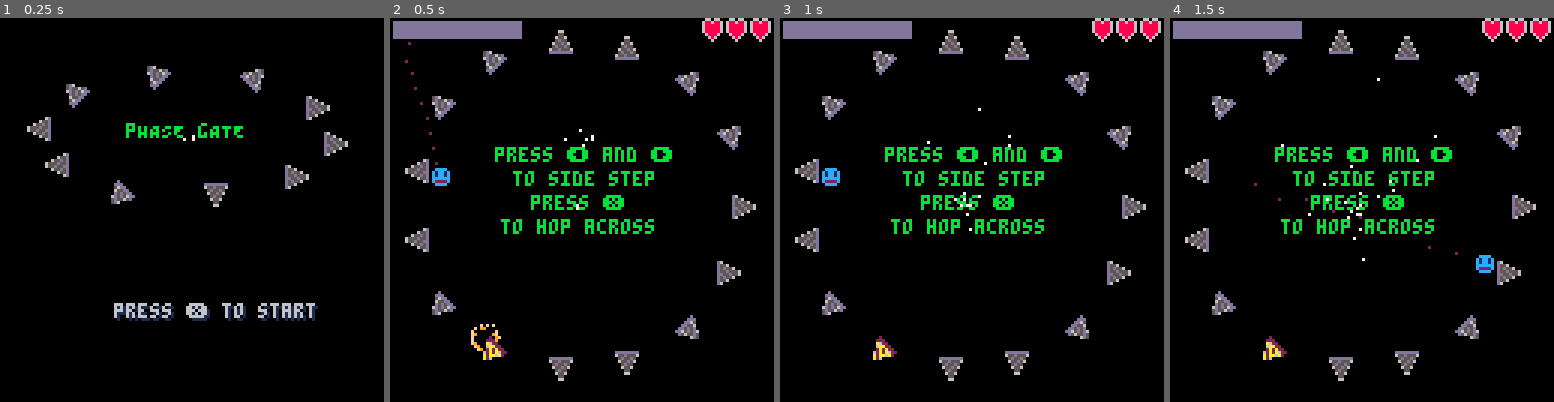
Above: before the commit, frames 1-4 (left to right).
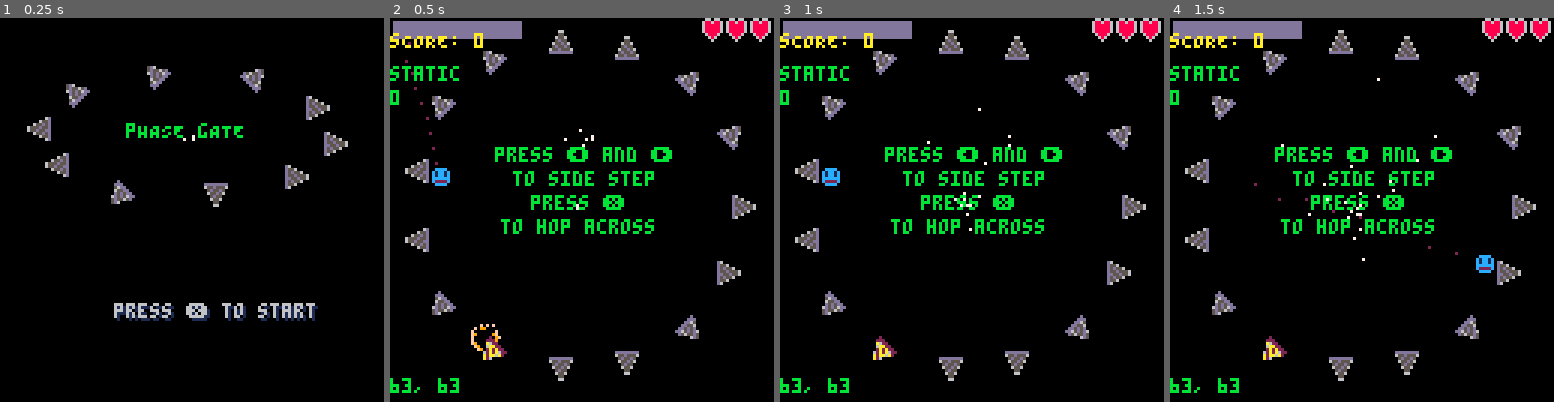
Above: after the commit, the same moments.

Repository: admiralento/pico8wolfertbrothers
Game: PICO-8 cartridge stuckinloop.p8
Same seed, same stepped clock (60 frames per second), same inputs: the game is played once before the commit and once after it.
Inputs:
- Up to frame 1 (0.25 s): no input
- Up to frame 2 (0.5 s): tap X (X key) at 0.33 s
- Up to frame 3 (1 s): tap O (Z key) at 0.7 s
- Up to frame 4 (1.5 s): tap X (X key) at 1.07 s

Frame 1 is identical in both runs. In frame 2, 1.0% of the frame differs, in the area x 0-25%, y 3-98%; in frame 3, 1.0%; in frame 4, 1.0%.

Commit message:
improved boss wave system

Diff:
--- a/stuckinloop.p8
+++ b/stuckinloop.p8
@@ -32,7 +32,7 @@
 prev_button_states = btn()
 spin_start = 0
 
-debug_testing = false
+debug_testing = true
 
 function make_actor(s,x,y,w,h)
  --basic datatype for most objects
@@ -333,6 +333,10 @@
 		if (debug_testing) then
 	  print(boss.action,0,16)
 	  print(#boss_queue,0,24)
+			local c = get_actor_center(boss)
+			print(c.x,0,120)
+			print(",",8,120)
+			print(c.y,16,120)
 		 print("sCORE: "..tostring(points),0,5,10,11)
 		end
 
@@ -887,7 +891,6 @@
 --boss
 
 function spawn_boss()
- set_boss_state("active")
  set_boss_action("spawning",20,4)
 end
 
@@ -927,8 +930,7 @@
 
 function run_boss_death()
  --boss flashes in and out every frame
- if (first_frame()) then
-  boss.state = "active"
+ if (on_cycle_start()) then
   boss.cachex = boss.x
   boss.cachey = boss.y
  end
@@ -952,9 +954,6 @@
 
 function run_boss_spawn()
  --boss flashes in and out every frame
- if (first_frame()) then
-  boss.state = "active"
- end
  if (move_to_next_frame()) then
   if (boss.frames % boss.maxFrameCnt < (boss.maxFrameCnt/2)) then
    boss.s = 14
@@ -964,15 +963,14 @@
  else
   if (move_to_next_cycle()) then
   else
-   set_boss_action("floating",120,2)
+   retrieve_next_action()
   end
  end
 end
 
 function run_boss_float()
  --boss floats in a figure eight each cycle
- if (first_frame()) then
-  boss.state = "active"
+ if (on_cycle_start()) then
   boss.cachex = boss.x
   boss.cachey = boss.y
  end
@@ -992,8 +990,7 @@
 
 function run_boss_mad()
  --boss shakes and spits a fireball each cycle
- if (first_frame()) then
-  boss.state = "active"
+ if (on_cycle_start()) then
   boss.cachex = boss.x
   boss.cachey = boss.y
  end
@@ -1012,20 +1009,32 @@
  end
 end
 
+function queue_boss_charging(isImediate,frames,cycles,chargeradius)
+	local param = {}
+	if (chargeradius != nil) then param.chargeradius = chargeradius end
+
+	if (isImediate == true) then
+		add_boss_queue("charging",frames,cycles,param,1);
+	else
+		add_boss_queue("charging",frames,cycles,param);
+	end
+end
+
 function run_boss_charging()
  --boss charges around in short bursts
- if (first_frame()) then
-  boss.state = "active"
-  boss.cachex = boss.x + 20*cos(rnd())
-  boss.cachey = boss.y + 20*sin(rnd())
+	if (boss.chargeradius == nil) then
+		error("boss charge radius is not defined")
+	end
+ if (on_cycle_start()) then
+  boss.cachex = boss.x + boss.chargeradius*cos(rnd())
+  boss.cachey = boss.y + boss.chargeradius*sin(rnd())
  end
  if (move_to_next_frame()) then
   boss.s = 46
-  move_actor_dash_pause(boss,boss.cachex,boss.cachey,boss.frames, boss.maxFrameCnt, false)
+  move_actor_dash_pause(boss, boss.cachex, boss.cachey,
+			boss.frames, boss.maxFrameCnt, false)
  else
   if (move_to_next_cycle()) then
-   boss.cachex = boss.x + 20*cos(rnd())
-   boss.cachey = boss.y + 20*sin(rnd())
   else
    retrieve_next_action()
   end
@@ -1034,14 +1043,12 @@
 
 function run_boss_dash_rnd_platform()
  --boss goes to a rnd platform each cycle
- if (first_frame()) then
+ if (on_cycle_start()) then
   local index = ceil(rnd(#platforms))
   local t = get_platform_coords(index)
+		boss.platform = index
   boss.targetx = t.x
   boss.targety = t.y
-  boss.state = "active"
-  boss.platform = index
-  boss.direction = randDirection()
  end
  if (move_to_next_frame()) then
   boss.s = 14
@@ -1054,18 +1061,33 @@
  end
 end
 
+function queue_boss_dash_nxt_platform(isImediate,frames,cycles,direction)
+	local param = {}
+	if (direction != nil) then param.direction = direction end
+
+	if (isImediate == true) then
+		add_boss_queue("dash to next platform",frames,cycles,param,1);
+	else
+		add_boss_queue("dash to next platform",frames,cycles,param);
+	end
+end
+
 function run_boss_dash_nxt_platform()
  --boss goes to the next nearest platform, then in consectutive order for each cycle
- if (first_frame()) then
-  if (first_cycle()) then
-   local c = get_actor_center(boss)
-   boss.platform = find_closest_platform_index(c.x, c.y)
-  end
+	if (boss.direction == nil) then
+		error("boss direction is not defined")
+	end
+	if (on_cycle_start()) then
+		if (on_first_cycle()) then
+			--locate closest platform
+		 local c = get_actor_center(boss)
+		 boss.platform = find_closest_platform_index(c.x, c.y)
+	 end
+		--set target to next platform
   boss.platform = ((boss.platform - 1 + boss.direction) % #platforms) + 1
   local t = get_platform_coords(boss.platform)
   boss.targetx = t.x
   boss.targety = t.y
-  boss.state = "active"
  end
  if (move_to_next_frame()) then
   boss.s = 14
@@ -1081,7 +1103,7 @@
 
 function run_boss_ring_run()
  --boss runs in a circle each cycle
- if (first_frame()) then
+ if (on_cycle_start()) then
   local c = get_actor_center(boss)
   boss.radius = distance_to_center(c.x,c.y)
   boss.angle = atan2(c.x-cx,c.y-cy)
@@ -1103,12 +1125,9 @@
 
 function run_boss_go_home()
  --boss moves to the center of the screen each cycle
- if (first_frame()) then
-  boss.state = "active"
- end
  if (move_to_next_frame()) then
   boss.s = 14
-  move_actor_dash_pause(boss,cx,cy,boss.frames, boss.maxFrameCnt, true)
+  move_actor_dash_pause(boss,cx,cy,boss.frames,boss.maxFrameCnt,true)
  else
   if (move_to_next_cycle()) then
   else
@@ -1119,8 +1138,7 @@
 
 function run_boss_panting()
  --boss floats in a weak state each cycle
- if (first_frame()) then
-  boss.state = "weak"
+ if (on_cycle_start()) then
   boss.cachex = boss.x
   boss.cachey = boss.y
  end
@@ -1144,9 +1162,6 @@
 
 function run_boss_hit()
  --boss flashes each cycle
- if (first_frame()) then
-  boss.state = "invincible"
- end
  if (move_to_next_frame()) then
   if (boss.frames % boss.maxFrameCnt < boss.maxFrameCnt/2) then
    boss.s = 42
@@ -1161,19 +1176,23 @@
  end
 end
 
+function queue_boss_hint_laser(isImediate,frames,cycles,angle)
+	local param = {}
+	if (angle != nil) then param.angle = angle end
+
+	if (isImediate == true) then
+		add_boss_queue("hint laser",frames,cycles,param,1);
+	else
+		add_boss_queue("hint laser",frames,cycles,param);
+	end
+end
+
 function run_boss_hint_laser()
  --boss generates particles in a direction each cycle
- if (first_frame()) then
-  boss.state = "active"
+	if (boss.angle == nil) then error("boss angle not definded") end
+ if (on_cycle_start()) then
   boss.cachex = boss.x
   boss.cachey = boss.y
-  if (first_cycle()) then
-   local t = get_platform_coords(ceil(rnd(#platforms)))
-   boss.targetx = t.x
-   boss.targety = t.y
-   boss.direction = randDirection()
-   boss.angle = atan2(boss.targetx-boss.cachex,boss.targety-boss.cachey)
-  end
  end
  if (move_to_next_frame()) then
   boss.s = 46
@@ -1181,25 +1200,36 @@
   local c = get_actor_center(boss)
   gen_hint_laser(c.x,c.y,boss.angle,10)
  else
-  if (move_to_next_cycle()) then
-   boss.x = boss.cachex
-   boss.y = boss.cachey
-  else
-   add_boss_queue("fire laser",120,1,1)
+		boss.x = boss.cachex
+		boss.y = boss.cachey
+  if (not(move_to_next_cycle())) then
    retrieve_next_action()
   end
  end
+end
+
+function queue_boss_fire_laser(isImediate,frames,cycles,a,sweep,direction)
+	local param = {}
+	if (a != nil) then param.angle = a end
+	if (sweep != nil) then param.sweep = sweep end
+	if (direction != nil) then param.direction = direction end
+
+	if (isImediate == true) then
+		add_boss_queue("fire laser",frames,cycles,param,1);
+	else
+		add_boss_queue("fire laser",frames,cycles,param);
+	end
 end
 
 function run_boss_fire_laser()
  --boss shakes and trys to apply damage using the angle from hint laser each cycle
- if (first_frame()) then
-  boss.state = "active"
- end
+	if (boss.angle == nil) then error("boss angle not definded") end
+	if (boss.direction == nil) then error("boss direction not definded") end
+	if (boss.sweep == nil) then error("boss sweep not definded") end
  if (move_to_next_frame()) then
   boss.s = 42
   sfx(5)
-  local angle = boss.angle + 0.05*boss.direction*(1-boss.frames/boss.maxFrameCnt)
+  local angle = boss.angle + boss.sweep*boss.direction*(1-boss.frames/boss.maxFrameCnt)
   local c = get_actor_center(boss)
   gen_laser(c.x,c.y,angle,7)
   if (raycast_to_actor(c.x,c.y,angle,player) and player.invincibleTimer <= 0) then
@@ -1214,11 +1244,11 @@
  end
 end
 
-function first_frame()
+function on_cycle_start()
  return (boss.frames == boss.maxFrameCnt)
 end
 
-function first_cycle()
+function on_first_cycle()
  return (boss.cycles == boss.maxCycleCnt)
 end
 
@@ -1242,100 +1272,103 @@
   return
  end
 
- if (gamelevel == 2 and #boss_queue == 0) then
-  local r = ceil(rnd(60))
-  if (r < 20) then
-   add_boss_queue("hint laser",3,10,1)
-   add_boss_queue("hint laser",3,10,2)
-   add_boss_queue("hint laser",3,10,3)
-  elseif (r < 40) then
-   add_boss_queue("mad",3,10,1)
-   add_boss_queue("charging",20,5,2)
-   add_boss_queue("mad",3,10,3)
-  elseif (r < 60) then
-   add_boss_queue("dash to platform",80,1,1)
-   add_boss_queue("dash to next platform",8,#platforms,2)
-  end
-  if (points > 15) then
-   add_boss_queue("panting",160,2,0)
-  elseif (points > 6) then
-   if (ceil(rnd(10)) == 1) then
-    add_boss_queue("panting",160,2,0)
-   else
-    sfx(0)
-    add_boss_queue("floating",120,2,0)
-   end
-  end
- end
-
- if (gamelevel == 3 and #boss_queue == 0) then
-  local r = ceil(rnd(80))
-  if (r < 20) then
-   add_boss_queue("hint laser",3,5,1)
-   add_boss_queue("hint laser",3,5,2)
-   add_boss_queue("hint laser",3,5,3)
-  elseif (r < 40) then
-   add_boss_queue("mad",3,15,1)
-   add_boss_queue("charging",20,10,2)
-   add_boss_queue("mad",3,15,3)
-  elseif (r < 60) then
-   add_boss_queue("dash to platform",60,1,1)
-   add_boss_queue("dash to next platform",6,#platforms,2)
-  elseif (r < 80) then
-   add_boss_queue("ring run",120,1,1)
-   add_boss_queue("dash to platform",6,1,2)
-   add_boss_queue("ring run",120,1,3)
-  end
-  if (points > 15) then
-   add_boss_queue("panting",160,2,0)
-  elseif (points > 6) then
-   if (ceil(rnd(10)) == 1) then
-    add_boss_queue("panting",160,2,0)
-   else
-    sfx(0)
-    add_boss_queue("floating",120,2,0)
-   end
-  end
- end
-
- if (gamelevel == 4 and #boss_queue == 0) then
-  local r = ceil(rnd(80))
-  if (r < 20) then
-   add_boss_queue("hint laser",3,3,1)
-   add_boss_queue("hint laser",3,3,2)
-   add_boss_queue("mad",3,5,3)
-   add_boss_queue("hint laser",3,3,4)
-   add_boss_queue("hint laser",3,3,5)
-  elseif (r < 40) then
-   add_boss_queue("mad",3,20,1)
-   add_boss_queue("charging",20,15,2)
-   add_boss_queue("mad",3,20,3)
-  elseif (r < 60) then
-   add_boss_queue("dash to platform",40,1,1)
-   add_boss_queue("dash to next platform",4,#platforms,2)
-  elseif (r < 80) then
-   add_boss_queue("ring run",80,1,1)
-   add_boss_queue("dash to platform",40,1,2)
-   add_boss_queue("ring run",80,1,3)
-  end
-  if (points > 15) then
-   add_boss_queue("panting",160,2,0)
-  elseif (points > 6) then
-   if (ceil(rnd(10)) == 1) then
-    add_boss_queue("panting",160,2,0)
-   else
-    sfx(0)
-    add_boss_queue("floating",120,2,0)
-   end
-  end
- end
-
- if (queued_boss_action()) then
-  -- if action is in queue, it is run and the rnd is aborted
-  return
- end
-
- while true do
+	if (#boss_queue == 0) then
+		if (gamelevel == 2) then getStageOnePhases()
+		elseif (gamelevel == 3) then getStageTwoPhases()
+		elseif (gamelevel == 4) then getStageThreePhases()
+		end
+	end
+
+ if (not(queued_boss_action())) then
+		getRandomAction()
+	end
+
+end
+
+function getStageOnePhases()
+	local r = ceil(rnd(60))
+	if (r < 20) then
+		wave3Laser()
+	elseif (r < 40) then
+		add_boss_queue("mad",3,10)
+		queue_boss_charging(false,20,5,20)
+		add_boss_queue("mad",3,10)
+	elseif (r < 60) then
+		add_boss_queue("dash to platform",80,1)
+		queue_boss_dash_nxt_platform(false,8,#platforms,randDirection())
+	end
+	if (points > 15) then
+		add_boss_queue("panting",160,2)
+	elseif (points > 6) then
+		if (ceil(rnd(10)) == 1) then
+			add_boss_queue("panting",160,2)
+		else
+			sfx(0)
+			add_boss_queue("floating",120,2)
+		end
+	end
+end
+
+function getStageTwoPhases()
+	local r = ceil(rnd(80))
+	if (r < 20) then
+		wave2Laser()
+	elseif (r < 40) then
+		add_boss_queue("mad",3,15)
+		queue_boss_charging(false,20,10,30)
+		add_boss_queue("mad",3,15)
+	elseif (r < 60) then
+		local l = randDirection()
+		add_boss_queue("dash to platform",60,1)
+		queue_boss_dash_nxt_platform(false,6,#platforms,l)
+		queue_boss_dash_nxt_platform(false,6,#platforms,-l)
+	elseif (r < 80) then
+		add_boss_queue("ring run",120,1)
+		add_boss_queue("dash to platform",60,1)
+		add_boss_queue("ring run",120,1)
+	end
+	if (points > 15) then
+		add_boss_queue("panting",160,2)
+	elseif (points > 6) then
+		if (ceil(rnd(10)) == 1) then
+			add_boss_queue("panting",160,2)
+		else
+			sfx(0)
+			add_boss_queue("floating",120,2)
+		end
+	end
+end
+
+function getStageThreePhases()
+	local r = ceil(rnd(80))
+	if (r < 20) then
+		wave3Laser()
+	elseif (r < 40) then
+		add_boss_queue("mad",3,20,1)
+		add_boss_queue("charging",20,15,2)
+		add_boss_queue("mad",3,20,3)
+	elseif (r < 60) then
+		add_boss_queue("dash to platform",40,1,1)
+		add_boss_queue("dash to next platform",4,#platforms,2)
+	elseif (r < 80) then
+		add_boss_queue("ring run",80,1,1)
+		add_boss_queue("dash to platform",40,1,2)
+		add_boss_queue("ring run",80,1,3)
+	end
+	if (points > 15) then
+		add_boss_queue("panting",160,2,0)
+	elseif (points > 6) then
+		if (ceil(rnd(10)) == 1) then
+			add_boss_queue("panting",160,2,0)
+		else
+			sfx(0)
+			add_boss_queue("floating",120,2,0)
+		end
+	end
+end
+
+function getRandomAction()
+	while true do
   local r = ceil(rnd(8))
   if (r == 1) then
    set_boss_action("floating",120,1)
@@ -1375,10 +1408,6 @@
    end
   end
  end
-end
-
-function set_boss_state(state)
- boss.state = state
 end
 
 function set_boss_action(action, maxFrameCnt, cycles)
@@ -1387,6 +1416,16 @@
  boss.frames = maxFrameCnt
  boss.cycles = cycles
  boss.maxCycleCnt = cycles
+
+	if (boss.action == "panting") then
+		boss.state = "weak"
+	elseif (boss.action == "hit"
+						or boss.action == "dying"
+					 or boss.action == "spawning") then
+		boss.state = "invincible"
+	else
+		boss.state = "active"
+	end
 end
 
 function queued_boss_action()
@@ -1394,17 +1433,28 @@
   set_boss_action(boss_queue[1].action,
    boss_queue[1].maxFrameCnt,
    boss_queue[1].cycles)
+
+		if (boss_queue[1].param != nil) then
+			if(boss_queue[1].param.angle != nil) then boss.angle = boss_queue[1].param.angle end
+			if(boss_queue[1].param.chargeradius != nil) then boss.chargeradius = boss_queue[1].param.chargeradius end
+			if(boss_queue[1].param.direction != nil) then boss.direction = boss_queue[1].param.direction end
+			if(boss_queue[1].param.sweep != nil) then boss.sweep = boss_queue[1].param.sweep end
+	 else
+			sfx(0)
+		end
+
   del(boss_queue, boss_queue[1])
   return true
  end
  return false
 end
 
-function add_boss_queue(action, maxFrameCnt, cycles, index)
+function add_boss_queue(action, maxFrameCnt, cycles, param, index)
  bq = { action = action,
         maxFrameCnt = maxFrameCnt,
-        cycles = cycles}
- if (index <= 0) then
+        cycles = cycles,
+							 param = param }
+ if (index == nil) then
   add(boss_queue, bq)
  else
   add(boss_queue, bq, index)
@@ -1432,7 +1482,42 @@
 end
 
 -->8
+--boss attack
+
+function wave1Laser()
+	for i=1,3 do
+		local ang = rnd(1)
+		queue_boss_hint_laser(false,3,10,ang)
+		queue_boss_fire_laser(false,50,1,ang,0.1+0.05*(rnd(1)),randDirection())
+	end
+end
+
+function wave2Laser()
+	for i=1,3 do
+		local ang = rnd(1)
+		queue_boss_hint_laser(false,3,10,ang)
+		queue_boss_fire_laser(false,150,1,ang,0.1+0.3*(rnd(1)),randDirection())
+	end
+end
+
+function wave3Laser()
+	add_boss_queue("go home",50,1)
+	for i=1,5 do
+		local ang = rnd(1)
+		queue_boss_hint_laser(false,5,10,ang)
+		queue_boss_fire_laser(false,30,1,ang,0.1,randDirection())
+	end
+	queue_boss_hint_laser(false,5,40,ang)
+	queue_boss_fire_laser(false,400,1,ang,2,randDirection())
+end
+
+
+-->8
 --helper functions
+
+function error(message)
+	assert(false, message)
+end
 
 function empty_list(list)
  for i in all(list) do
